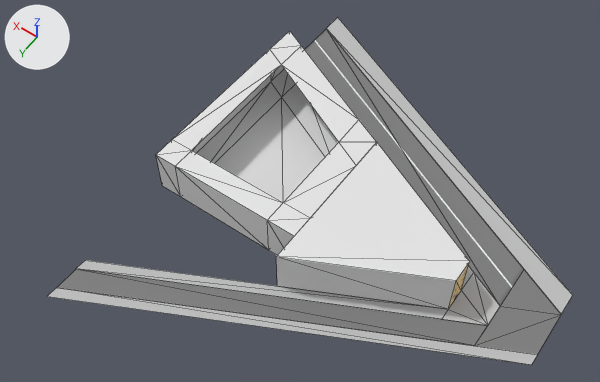
A saved change to the glTF model assets/models/chunks/bifurcation.glb.
Both versions are drawn from a camera (50 mm lens) standing at (-12.3, 70.4, 108.2) and looking at (33.8, 5.8, 6.7). Every picture has the same lights, and +X, +Y and +Z are marked at upper left. The picture after the commit comes second. Mesh edges are drawn as thin lines. Where no turn or scale is listed for an object, it has been applied to the vertices. Vertices at exactly the same position are counted once.

Before the edit, the objects in view are built like this:
```python
me_cube = bpy.data.meshes.new('Cube')
me_cube.from_pydata(...)  # 8 vertices, 8 faces; spans x 0.0..23.0, y -8.5..18.5, z -1.0..7.0
# faces by material slot: [6, 2]
me_cube.materials.append(mat_material_001)  # white #e7e7e7
me_cube.materials.append(mat_material_003)  # picture img_facade_clock
me_cube_001 = bpy.data.meshes.new('Cube.001')
me_cube_001.from_pydata(...)  # 32 vertices, 58 faces; spans x -19.0..8.0, y -6.0..30.0, z 0.1..8.0
me_plane = bpy.data.meshes.new('Plane')
me_plane.from_pydata(...)  # 29 vertices, 28 faces; spans x -8.0..56.0, y -38.0..40.0, z 0.0..0.1
me_plane.materials.append(mat_grey)  # light grey #bfbfbf
# before: 0 (56.0, 32.0, 0.1) at pixel (85, 260), 10 (56.0, 34.0, 0.0) at pixel (75, 269), 11 (56.0, 34.0, 0.1) at pixel (75, 268), 12 (56.0, 38.0, 0.0) at pixel (56, 287), 19 (56.0, 38.0, 0.1) at pixel (56, 287)
# before: 20 (56.0, 40.0, 0.1) at pixel (47, 296)
me_plane_005 = bpy.data.meshes.new('Plane.005')
me_plane_005.from_pydata(...)  # 10 vertices, 8 faces; spans x -8.0..56.0, y -34.0..38.0, z 0.0
# faces by material slot: [2, 6]
me_plane_005.materials.append(mat_texture)  # picture img_road_vertical
me_plane_005.materials.append(mat_material)  # grey #808080
ob_council = bpy.data.objects.new('Council', me_cube_001)
ob_council.location = (48.0, -16.0, 0.0)
ob_cube = bpy.data.objects.new('Cube', me_cube)
ob_cube.location = (6.0, 0.0, 1.1)
ob_roads = bpy.data.objects.new('Roads', me_plane_005)
ob_roads.location = (0.0, 0.0, 0.0)
ob_sidewalk = bpy.data.objects.new('Sidewalk', me_plane)
ob_sidewalk.location = (0.0, 0.0, 0.0)
```
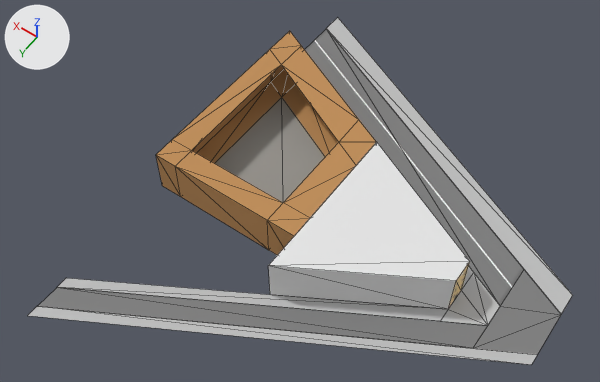
Scene script edits in JSON lines:
```json
{"op": "add", "block": "mat_facade", "code": ["mat_facade = principled_material('Facade')", "mat_facade.base_color = (0.527, 0.27, 0.0976)  # orange #c08e58", "mat_facade.roughness = 1.0"]}
{"op": "add", "block": "mat_stone", "code": ["mat_stone = principled_material('Stone')", "mat_stone.base_color = (0.342, 0.328, 0.301)  # grey #9e9b95", "mat_stone.roughness = 1.0"]}
{"block": "me_plane", "where": "# used by ob_sidewalk; location = (0.0, 0.0, 0.0)"}
{"op": "remove", "block": "me_plane", "code": "me_plane.from_pydata(...)  # 29 vertices, 28 faces; spans x -8.0..56.0, y -38.0..40.0, z 0.0..0.1"}
{"op": "add", "block": "me_plane", "code": "me_plane.from_pydata(...)  # 29 vertices, 28 faces; spans x -8.0..56.0, y -38.0..44.0, z 0.0..0.1"}
{"block": "me_plane", "change": "me_plane part 1"}
{"op": "add", "block": "me_plane", "code": "for i in [0, 10, 11, 12, 19, 20]: me_plane.vertices[i].co += Vector((0.0, 4.0, 0.0))"}
{"op": "set", "path": "me_plane.vertices[2].co", "old": "(6.0, 9.0, 0.0)", "new": "(6.0, 9.4, 0.0)", "note": "pixel (441, 319) -> pixel (440, 321)"}
{"op": "set", "path": "me_plane.vertices[7].co", "old": "(6.0, 9.0, 0.1)", "new": "(6.0, 9.4, 0.1)", "note": "pixel (441, 319) -> pixel (440, 321)"}
{"block": "me_plane_005", "where": "# used by ob_roads; location = (0.0, 0.0, 0.0)"}
{"op": "remove", "block": "me_plane_005", "code": "me_plane_005.from_pydata(...)  # 10 vertices, 8 faces; spans x -8.0..56.0, y -34.0..38.0, z 0.0"}
{"op": "add", "block": "me_plane_005", "code": "me_plane_005.from_pydata(...)  # 10 vertices, 8 faces; spans x -8.0..56.0, y -34.0..42.0, z 0.0"}
{"block": "me_plane_005", "change": "me_plane_005 part 2"}
{"op": "set", "path": "me_plane_005.vertices[5].co", "old": "(0.0, 10.0, 0.0)", "new": "(0.0, 10.5, 0.0)", "note": "pixel (474, 345) -> pixel (472, 348)"}
{"op": "set", "path": "me_plane_005.vertices[6].co", "old": "(56.0, 34.0, 0.0)", "new": "(56.0, 38.0, 0.0)", "note": "pixel (75, 269) -> pixel (56, 287)"}
{"op": "set", "path": "me_plane_005.vertices[7].co", "old": "(56.0, 38.0, 0.0)", "new": "(56.0, 42.0, 0.0)", "note": "pixel (56, 287) -> pixel (37, 306)"}
{"block": "me_cube", "where": "# used by ob_cube; location = (6.0, 0.0, 1.1)"}
{"op": "remove", "block": "me_cube", "code": "me_cube.from_pydata(...)  # 8 vertices, 8 faces; spans x 0.0..23.0, y -8.5..18.5, z -1.0..7.0"}
{"op": "add", "block": "me_cube", "code": "me_cube.from_pydata(...)  # 8 vertices, 8 faces; spans x 0.0..23.0, y -8.5..20.3, z -1.0..7.0"}
{"block": "me_cube", "change": "me_cube part 3"}
{"op": "set", "path": "me_cube.vertices[4].co", "old": "(23.0, 18.5, -1.0)", "new": "(23.0, 20.3, -1.0)", "note": "pixel (277, 286) -> pixel (270, 294)"}
{"op": "set", "path": "me_cube.vertices[6].co", "old": "(23.0, 18.5, 7.0)", "new": "(23.0, 20.3, 7.0)", "note": "pixel (276, 256) -> pixel (268, 265)"}
{"block": "me_cube_001", "where": "me_cube_001.from_pydata(...)  # 32 vertices, 58 faces; spans x -19.0..8.0, y -6.0..30.0, z 0.1..8.0"}
{"block": "me_cube_001", "where": "# used by ob_council; location = (48.0, -16.0, 0.0)"}
{"block": "me_cube_001", "change": "me_cube_001 part 4: 56 faces spanning x -19.0..8.0, y -6.0..30.0, z 0.1..8.0 switch from no material to mat_facade (orange #c08e58)"}
{"block": "me_cube_001", "change": "me_cube_001 part 5: 2 faces spanning x -14.0..4.0, y 2.0..26.0, z 0.1 switch from no material to mat_stone (grey #9e9b95)"}
```

What differs and where, as boxes (x1, y1, x2, y2) in the pictures (600 x 382 px; the box of a moved part takes in the faces that stretch with it):
```json
{"object": "Roads", "change": "reshaped", "before": [58, 29, 561, 355], "after": [38, 29, 561, 355]}
{"object": "Sidewalk", "change": "reshaped", "before": [47, 18, 573, 365], "after": [27, 18, 573, 365]}
{"object": "Cube", "change": "reshaped", "before": [276, 142, 470, 309], "after": [268, 142, 470, 309]}
{"part": 1, "of": "me_plane", "change": "moved or reshaped", "before": [47, 260, 532, 364], "after": [27, 278, 532, 364]}
{"part": 2, "of": "me_plane_005", "change": "moved or reshaped", "before": [58, 269, 561, 355], "after": [38, 288, 561, 355]}
{"part": 4, "of": "me_cube_001", "change": "recoloured", "before": [156, 31, 376, 255], "after": [156, 31, 376, 255], "on screen": "white to orange"}
{"part": 5, "of": "me_cube_001", "change": "recoloured", "before": [215, 98, 325, 203], "after": [215, 98, 325, 203], "on screen": "white to grey"}
```
